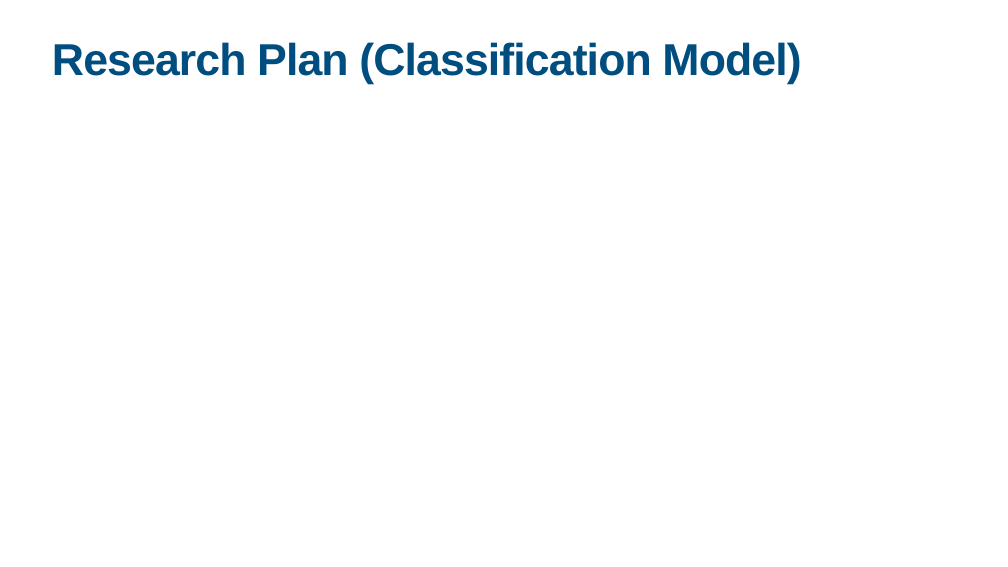
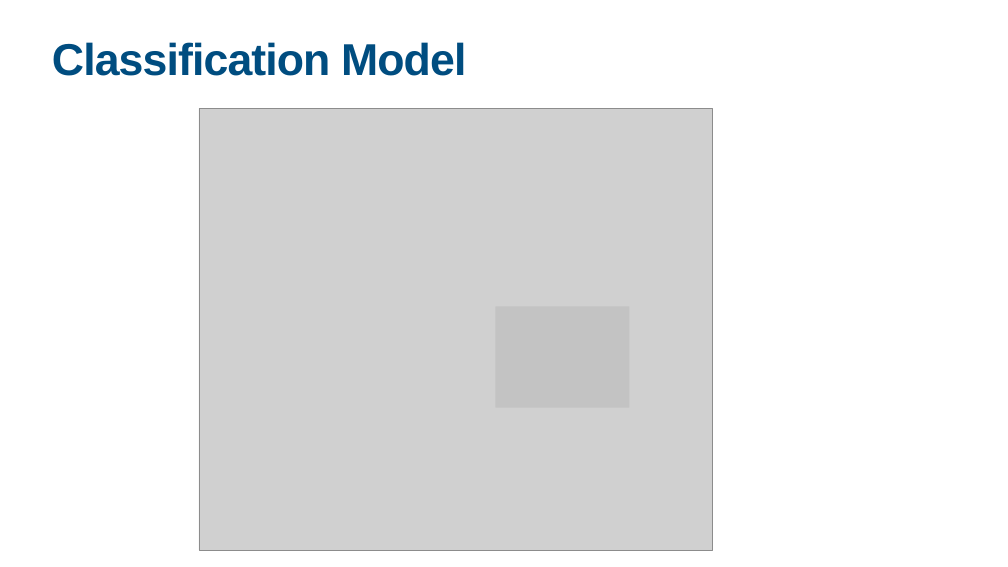
Before and after one commit to jonglr/GEO880-Project, a slide deck: slide 5 of Presentation.pptx. Drawn at 1008x567 pixels with LibreOffice and Linux fonts; fonts in the diff are those of the drawing; grey boxes stand for pictures. Boxes give left, top, right and bottom in pixels: in the first picture for what was removed or moved away, otherwise in the second. Text is boxed around its words. In the diff, an @@ line names an element or a change of style, - is before the commit and + after.

```diff
--- a/Presentation.pptx
+++ b/Presentation.pptx
@@ title at (52,42,466,76): text changed @@
-Research Plan (Classification Model)
+Classification Model
@@ picture added at (199,108,712,550) @@
@@ rectangle added at (495,307,629,408), fill #000000 at 6% opacity @@
```
Also in this commit, not shown: 2 other slides changed, 1 slide added, 1 slide removed, 4 other files.
